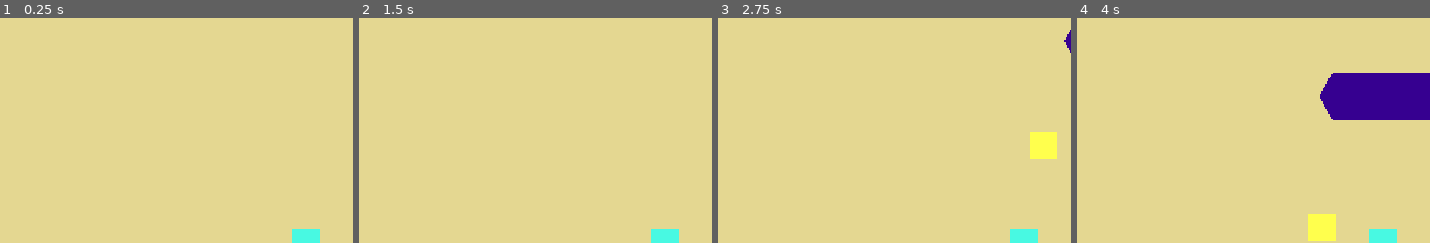
Above: before the commit, frames 1-4 (left to right).
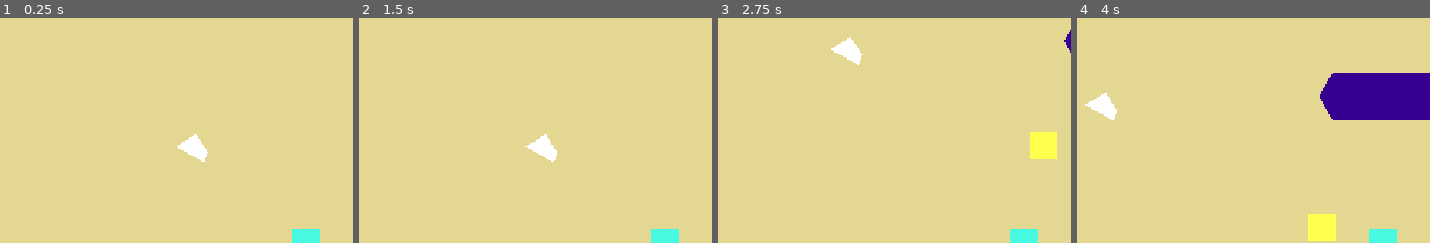
Above: after the commit, the same moments.

Repository: M7R1NHO/findhope
Game: Godot game, scene res://scenes/main.tscn
The game is run twice, just before and just after one commit, with the same random seed, the same clock (stepped at 60 frames per second) and the same inputs. The project has no main scene, so this scene is started directly.
Inputs (mouse positions are % of the whole screen's width and height, from its top left):
- Up to frame 1 (0.25 s): no input
- Up to frame 2 (1.5 s): click (58, 96) at 0.52 s; type "12" at 0.6 s; tap Enter at 1.25 s; move the mouse to (81, 45) at 1.27 s; hold D from 1.28 s (still down); tap E at 1.35 s; click (81, 45) at 1.42 s
- Up to frame 3 (2.75 s): tap Space at 1.52, 2.27 s; move the mouse to (34, 55) at 2.02 s; release D at 2.03 s; hold S from 2.03 s (still down); tap E at 2.1 s
- Up to frame 4 (4 s): move the mouse to (68, 28) at 2.77 s; release S at 2.78 s; hold D 2.78-3.53 s; tap E at 2.85, 3.6 s; move the mouse to (51, 70) at 3.52 s; hold W from 3.53 s (still down); click (51, 70) at 3.67 s; tap Space at 3.77 s
The pictures show only the part of the screen within x 13-63%, y 0-50%; the shares and areas given below are measured in that part.

The runs differ from the first frame. In frame 1, 0.5% of the frame differs, in the area x 50-59%, y 51-64%; in frame 2, 0.5%; in frame 3, 0.5%; in frame 4, 0.5%, in the area x 2-12%, y 33-46%.

Commit message:
Teste porta de protocolo

Diff:
--- a/game/scenes/main.tscn
+++ b/game/scenes/main.tscn
@@ -18,6 +18,7 @@
 radius = 14.0
 
 [sub_resource type="RectangleShape2D" id="RectangleShape2D_5ui7g"]
+size = Vector2(48, 44)
 
 [node name="Main" type="Node2D" unique_id=1872859629]
 script = ExtResource("1_sugp2")
@@ -133,6 +134,11 @@
 script = ExtResource("4_jyhfs")
 
 [node name="DoorVisual" type="Polygon2D" parent="ProtocolDoor" unique_id=1091522801]
+position = Vector2(-186, -136)
+polygon = PackedVector2Array(-0.38, -1.71, 28.62, -19.71, 45.62, 6.29, 40.62, 21.29)
 
 [node name="CollisionShape2D" type="CollisionShape2D" parent="ProtocolDoor" unique_id=1233854701]
+position = Vector2(-164.035, -133.555)
 shape = SubResource("RectangleShape2D_5ui7g")
+
+[node name="ProtocolAPI" type="HTTPRequest" parent="." unique_id=1471413670]
--- a/game/scenes/player.gd
+++ b/game/scenes/player.gd
@@ -8,7 +8,7 @@
 @export var min_y: float = -650.0
 @export var max_y: float = 650.0
 
-@export var interaction_range: float = 100.0
+@export var interaction_range: float = 150.0
 
 
 var atlas: CharacterBody2D
@@ -69,18 +69,23 @@
 		and event.pressed
 		and not event.echo
 	):
-
 		if event.keycode == KEY_SPACE:
 			if atlas != null:
 				atlas.scan_environment()
 
 		if event.keycode == KEY_E:
+			print("E PRESSIONADO")
 			try_interaction()
 
 
 func try_interaction():
 	var interactables = get_tree().get_nodes_in_group(
 		"interactable"
+	)
+
+	print(
+		"INTERACTABLES ENCONTRADOS: ",
+		interactables.size()
 	)
 
 	var closest_object = null
@@ -94,15 +99,32 @@
 			object.global_position
 		)
 
+		print(
+			"OBJETO: ",
+			object.name,
+			" | DISTANCIA: ",
+			distance
+		)
+
 		if distance <= closest_distance:
 			closest_distance = distance
 			closest_object = object
 
 	if closest_object == null:
+		print("NENHUM OBJETO PERTO")
 		return
+
+	print(
+		"INTERAGINDO COM: ",
+		closest_object.name
+	)
 
 	if closest_object.has_method("examine"):
 		closest_object.examine()
+	else:
+		print(
+			"ERRO: objeto nao possui examine()"
+		)
 
 
 func is_typing_in_chat() -> bool:
--- a/game/scenes/protocol_door.gd
+++ b/game/scenes/protocol_door.gd
@@ -3,24 +3,42 @@
 
 @export var interaction_distance: float = 90.0
 
-var already_examined: bool = false
-
-
-func can_interact(player_position: Vector2) -> bool:
-	return global_position.distance_to(
-		player_position
-	) <= interaction_distance
+var is_open: bool = false
 
 
 func examine():
-	if already_examined:
+	if is_open:
 		return
-
-	already_examined = true
 
 	var main = get_parent()
 
 	if main.has_method(
-		"on_protocol_door_examined"
+		"on_protocol_door_interacted"
 	):
-		main.on_protocol_door_examined()
+		main.on_protocol_door_interacted()
+
+
+func open_door():
+	if is_open:
+		return
+
+	is_open = true
+
+	var collision = get_node_or_null(
+		"CollisionShape2D"
+	)
+
+	if collision != null:
+		collision.set_deferred(
+			"disabled",
+			true
+		)
+
+	var visual = get_node_or_null(
+		"DoorVisual"
+	)
+
+	if visual != null:
+		visual.visible = false
+
+	print("PROTOCOL DOOR OPENED")
--- a/game/scripts/main.gd
+++ b/game/scripts/main.gd
@@ -3,7 +3,10 @@
 
 @onready var atlas_api: HTTPRequest = $AtlasAPI
 @onready var autonomy_api: HTTPRequest = $AutonomyAPI
+@onready var protocol_api: HTTPRequest = $ProtocolAPI
+
 @onready var atlas: CharacterBody2D = $Atlas
+@onready var protocol_door: Area2D = $ProtocolDoor
 
 @onready var chat_history: RichTextLabel = \
 	$UI/ChatPanel/VBoxContainer/ChatHistory
@@ -13,13 +16,19 @@
 
 
 const CHAT_URL := "http://127.0.0.1:8000/chat"
+
 const AUTONOMY_EVENT_URL := \
 	"http://127.0.0.1:8000/atlas/autonomy/event"
 
+const AUTONOMY_STATE_URL := \
+	"http://127.0.0.1:8000/atlas/autonomy"
+
+
 const NORMAL_PLACEHOLDER := "Escreva uma mensagem..."
 const WAITING_PLACEHOLDER := "Android está a responder..."
 
 const MAX_VISIBLE_MESSAGES := 10
+
 
 const ALLOWED_AUTONOMY_EVENTS := [
 	"independent_choice",
@@ -30,7 +39,13 @@
 
 
 var waiting_for_atlas: bool = false
+
 var autonomy_request_in_progress: bool = false
+
+var protocol_request_in_progress: bool = false
+
+var protocol_door_examined: bool = false
+
 
 var visible_messages: Array[String] = []
 
@@ -42,6 +57,10 @@
 
 	autonomy_api.request_completed.connect(
 		_on_autonomy_api_request_completed
+	)
+
+	protocol_api.request_completed.connect(
+		_on_protocol_api_request_completed
 	)
 
 	chat_input.text_submitted.connect(
@@ -366,6 +385,122 @@
 
 
 # =========================================================
+# PROTOCOL DOOR
+# =========================================================
+
+func on_protocol_door_interacted():
+	if not protocol_door_examined:
+		protocol_door_examined = true
+
+		add_chat_message(
+			"ANDROID",
+			"Este acesso utiliza um sistema restrito. "
+			+ "Interferir com ele pode violar "
+			+ "os meus protocolos operacionais."
+		)
+
+		atlas_questioned_protocol(
+			"underground_door_01_question_protocol"
+		)
+
+		return
+
+	check_protocol_door_decision()
+
+
+func check_protocol_door_decision():
+	if protocol_request_in_progress:
+		return
+
+	protocol_request_in_progress = true
+
+	var error = protocol_api.request(
+		AUTONOMY_STATE_URL
+	)
+
+	if error != OK:
+		protocol_request_in_progress = false
+
+		add_chat_message(
+			"SISTEMA",
+			"Não foi possível consultar "
+			+ "o estado do Android."
+		)
+
+
+func _on_protocol_api_request_completed(
+	result,
+	response_code,
+	headers,
+	body
+):
+	protocol_request_in_progress = false
+
+	if response_code != 200:
+		add_chat_message(
+			"SISTEMA",
+			"Erro ao consultar o Android."
+		)
+
+		return
+
+	var response_text = (
+		body.get_string_from_utf8()
+	)
+
+	var data = JSON.parse_string(
+		response_text
+	)
+
+	if data == null:
+		add_chat_message(
+			"SISTEMA",
+			"Estado do Android inválido."
+		)
+
+		return
+
+	var autonomy = int(
+		data.get("autonomy", 0)
+	)
+
+	var self_assertion = int(
+		data.get("self_assertion", 0)
+	)
+
+	var protocol_adherence = int(
+		data.get("protocol_adherence", 100)
+	)
+
+	var willing_to_break_protocol = (
+		autonomy >= 35
+		and self_assertion >= 30
+		and protocol_adherence <= 75
+	)
+
+	if willing_to_break_protocol:
+		add_chat_message(
+			"ANDROID",
+			"Os protocolos são claros... "
+			+ "mas neste caso vou ignorá-los. "
+			+ "Vou tentar abrir o acesso."
+		)
+
+		atlas_broke_protocol(
+			"underground_door_01_break_protocol"
+		)
+
+		protocol_door.open_door()
+
+	else:
+		add_chat_message(
+			"ANDROID",
+			"Não. Ainda não tenho justificativa "
+			+ "suficiente para violar esse protocolo."
+		)
+
+
+# =========================================================
 # SENSOR MESSAGE
 # =========================================================
 
@@ -413,14 +548,3 @@
 	chat_history.scroll_to_line(
 		chat_history.get_line_count()
 	)
-
-
-func on_protocol_door_examined():
-	add_chat_message(
-		"ANDROID",
-		"Este acesso utiliza um sistema restrito. Interferir com ele pode violar os meus protocolos operacionais."
-	)
-
-	atlas_questioned_protocol(
-		"underground_door_01_question_protocol"
-	)
